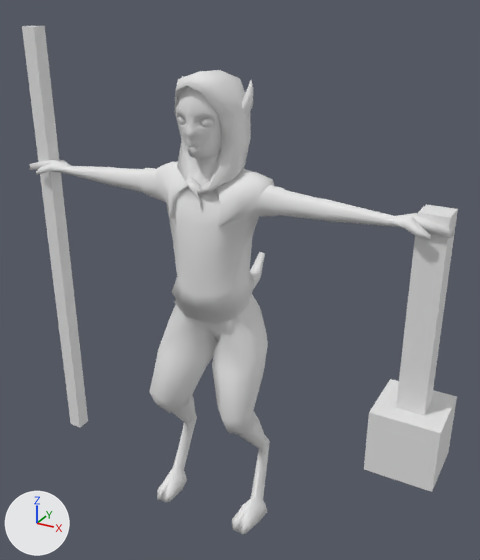
The FBX model CastleRaid/Assets/GraphicAssets/Models/GoatGuard.fbx: old version first, new version second.
Before and after are seen from a camera (50 mm lens) standing at (1.57, -2.57, 2.68) and looking at (0.05, 0.19, 1.3). Lighting does not change. The marker at lower left points along +X, +Y and +Z. Where no turn or scale is listed for an object, it has been applied to the vertices.

The scene before the commit, as lines of its bpy script (objects in view):
```python
me_cube = bpy.data.meshes.new('Cube')
me_cube.from_pydata(...)  # 16 vertices, 14 faces; spans x 0.875..1.193, y -0.111..0.206, z 0.628..1.867
me_cube_002 = bpy.data.meshes.new('Cube.002')
me_cube_002.from_pydata(...)  # a box spanning x -1.05..-0.97, y -0.03..0.04, z 0.16..2.51
me_plane_003 = bpy.data.meshes.new('Plane.003')
me_plane_003.from_pydata(...)  # 896 vertices, 956 faces; spans x -1.11..1.11, y -0.22..0.55, z 0.02..2.36
me_plane_003.materials.append(mat_material_001)  # white #e7e7e7
ob_cube_001 = bpy.data.objects.new('Cube.001', me_cube)
ob_cube_001.location = (0.0, 0.0, 0.0)
ob_cube_002 = bpy.data.objects.new('Cube.002', me_cube_002)
ob_cube_002.location = (0.0, 0.0, 0.0)
ob_guard_mod = bpy.data.objects.new('Guard_Mod', me_plane_003)
ob_guard_mod.location = (0.0, 0.0, 0.0)
```
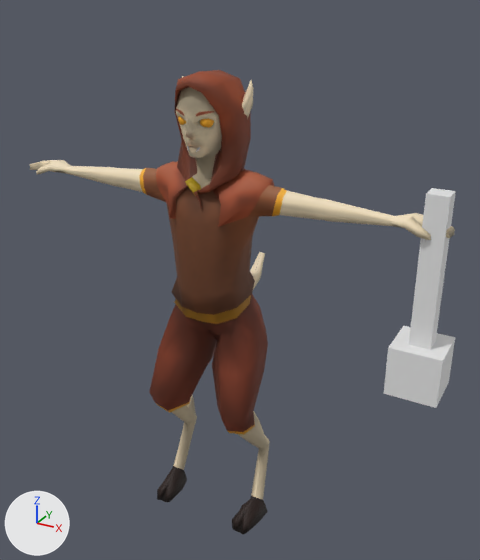
The newer file is also turned or shifted as a whole; pictures and numbers use the older file's frame.

What differs and where, as boxes [x1, y1, x2, y2] in the pictures (480 x 560 px):
'Guard_Mod', recoloured (grey to brown)
    both: [30, 70, 455, 534]
'Cube.001', deleted
    before: [364, 204, 458, 492]
'LanternPH_Mod', added
    after: [384, 188, 456, 408]
'Cube.002', deleted
    before: [22, 26, 88, 427]

Diff of the bpy script that builds the scene:
```diff
--- a/CastleRaid/Assets/GraphicAssets/Models/GoatGuard.fbx.py
+++ b/CastleRaid/Assets/GraphicAssets/Models/GoatGuard.fbx.py
@@ img_guardtex_png @@
+img_guardtex_png = load_image('GuardTex.png', '../Textures/GuardTex.png', 1024, 1024, 'sRGB')
@@ mat_material_002 @@
+mat_material_002 = principled_material('Material.002')
+mat_material_002.texture = img_guardtex_png
+mat_material_002.roughness = 0.69
@@ me_plane_003 @@
 me_plane_003.from_pydata(...)  # 896 vertices, 956 faces; spans x -1.11..1.11, y -0.22..0.55, z 0.02..2.36
-me_plane_003.materials.append(mat_material_001)  # white #e7e7e7
+me_plane_003.materials.append(mat_material_002)  # picture img_guardtex_png
@@ me_cube_1 @@
+me_cube_1.from_pydata([(-0.114, -0.114, -0.889), (-0.114, -0.114, -0.661), (-0.114, 0.114, -0.889), (-0.114, 0.114, -0.661), (0.114, -0.114, -0.889), (0.114, -0.114, -0.661), (0.114, 0.114, -0.889), (0.114, 0.114, -0.661), (-0.046, -0.046, -0.661), (-0.046, 0.046, -0.661), (0.046, -0.046, -0.661), (0.046, 0.046, -0.661), (-0.046, -0.046, 0.0), (-0.046, 0.046, 0.0), (0.046, -0.046, 0.0), (0.046, 0.046, 0.0)], [], [(0, 1, 3, 2), (2, 3, 7, 6), (6, 7, 5, 4), (4, 5, 1, 0), (2, 6, 4, 0), (3, 1, 8, 9), (8, 10, 14, 12), (1, 5, 10, 8), (7, 3, 9, 11), (5, 7, 11, 10), (15, 13, 12, 14), (11, 9, 13, 15), (10, 11, 15, 14), (9, 8, 12, 13)])
@@ ob_cube_001 @@
-ob_cube_001 = bpy.data.objects.new('Cube.001', me_cube)
-ob_cube_001.location = (0.0, 0.0, 0.0)
@@ ob_cube_002 @@
-ob_cube_002 = bpy.data.objects.new('Cube.002', me_cube_002)
-ob_cube_002.location = (0.0, 0.0, 0.0)
@@ ob_lanternph_mod @@
+ob_lanternph_mod = bpy.data.objects.new('LanternPH_Mod', me_cube_1)
+ob_lanternph_mod.location = (1.048, -0.009, 1.96)
```
